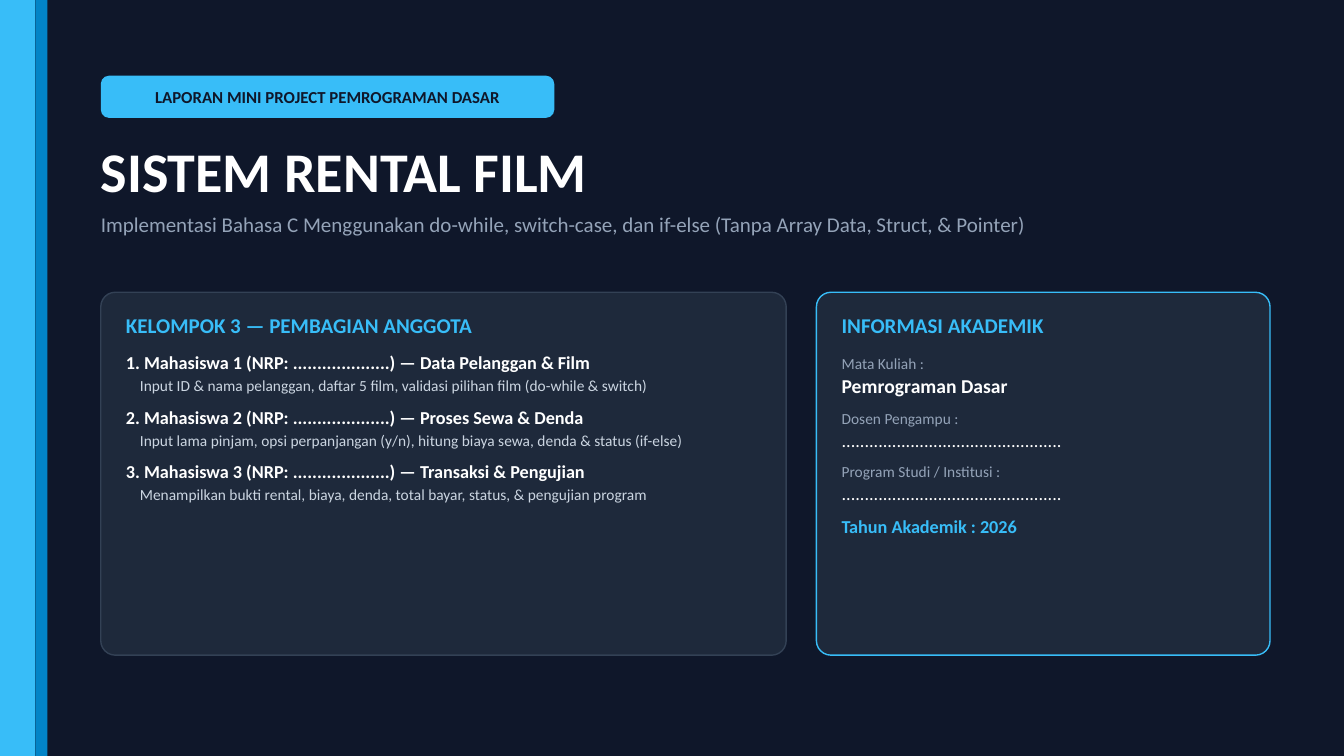
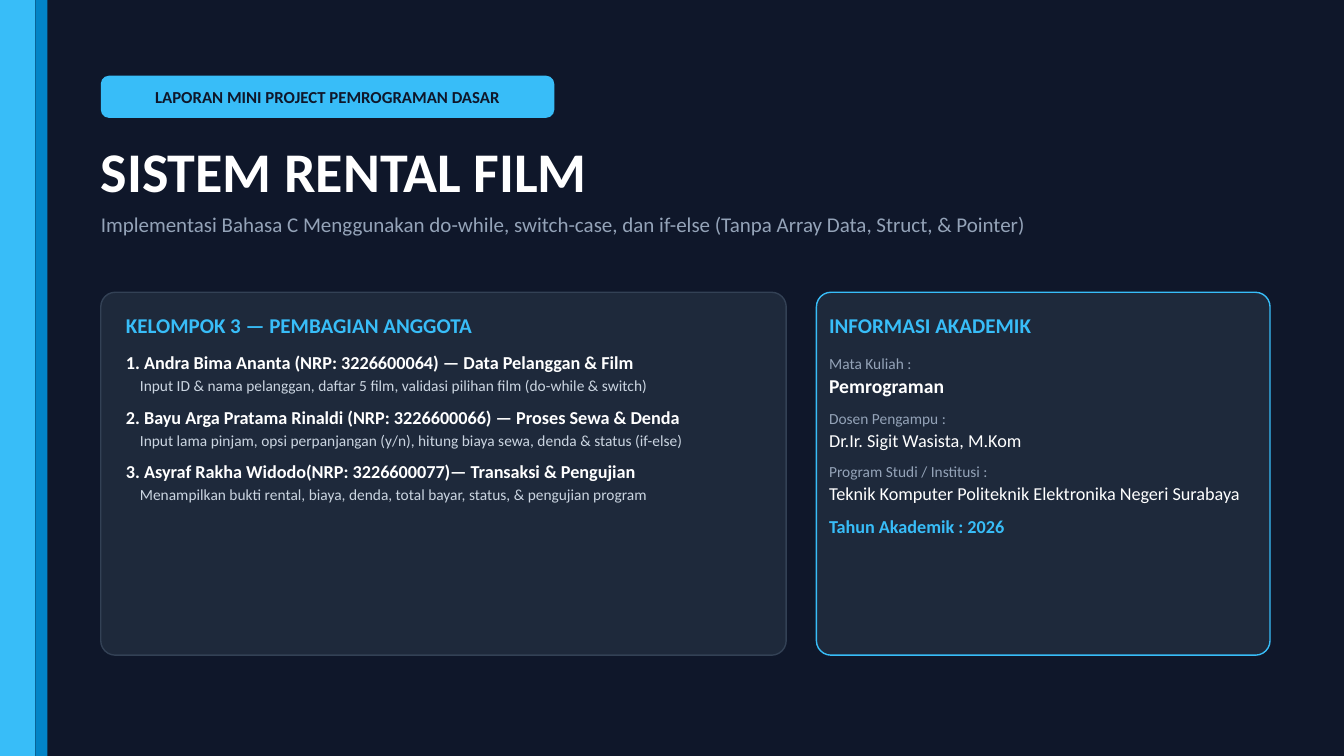
Before and after one commit to BayuArga669/UTS-Pemrograman, a slide deck: slide 1 of Presentasi_Rental_Film_Kelompok_3.pptx. Drawn at 1344x756 pixels with LibreOffice and Linux fonts; fonts in the diff are those of the drawing. Boxes give left, top, right and bottom in pixels: in the first picture for what was removed or moved away, otherwise in the second. Text is boxed around its words. In the diff, an @@ line names an element or a change of style, - is before the commit and + after.

Commit message:
Update PPTX presentasi rental film

```diff
--- a/Presentasi_Rental_Film_Kelompok_3.pptx
+++ b/Presentasi_Rental_Film_Kelompok_3.pptx
@@ text "INFORMASI AKADEMIK" moved from (x1=842, y1=319, x2=1044, y2=533) to (x1=829, y1=319, x2=1240, y2=533) @@
@@ text at (x1=126, y1=355, x2=633, y2=372): text changed @@
-1. Mahasiswa 1 (NRP: ....................) — Data Pelanggan & Film
+1. Andra Bima Ananta (NRP: 3226600064) — Data Pelanggan & Film
@@ text at (x1=829, y1=380, x2=944, y2=397): text changed @@
-Pemrograman Dasar
+Pemrograman
@@ text at (x1=126, y1=410, x2=680, y2=427): text changed @@
-2. Mahasiswa 2 (NRP: ....................) — Proses Sewa & Denda
+2. Bayu Arga Pratama Rinaldi (NRP: 3226600066) — Proses Sewa & Denda
@@ text at (x1=829, y1=434, x2=1021, y2=450): text changed @@
-................................................
+Dr.Ir. Sigit Wasista, M.Kom
@@ text at (x1=126, y1=464, x2=635, y2=481): text changed @@
-3. Mahasiswa 3 (NRP: ....................) — Transaksi & Pengujian
+3. Asyraf Rakha Widodo(NRP: 3226600077)— Transaksi & Pengujian
@@ text at (x1=829, y1=487, x2=1240, y2=503): text changed @@
-................................................
+Teknik Komputer Politeknik Elektronika Negeri Surabaya
```
Also in this commit, not shown: 1 other slide changed.
